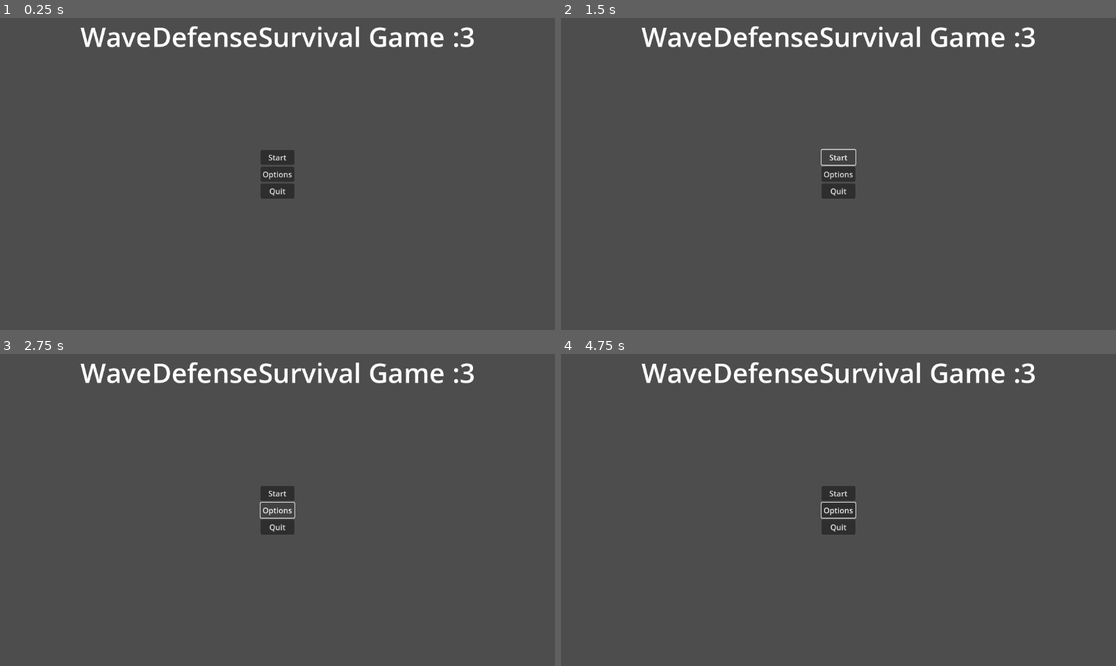
Above: before the commit, frames 1-4 (two rows, left to right).
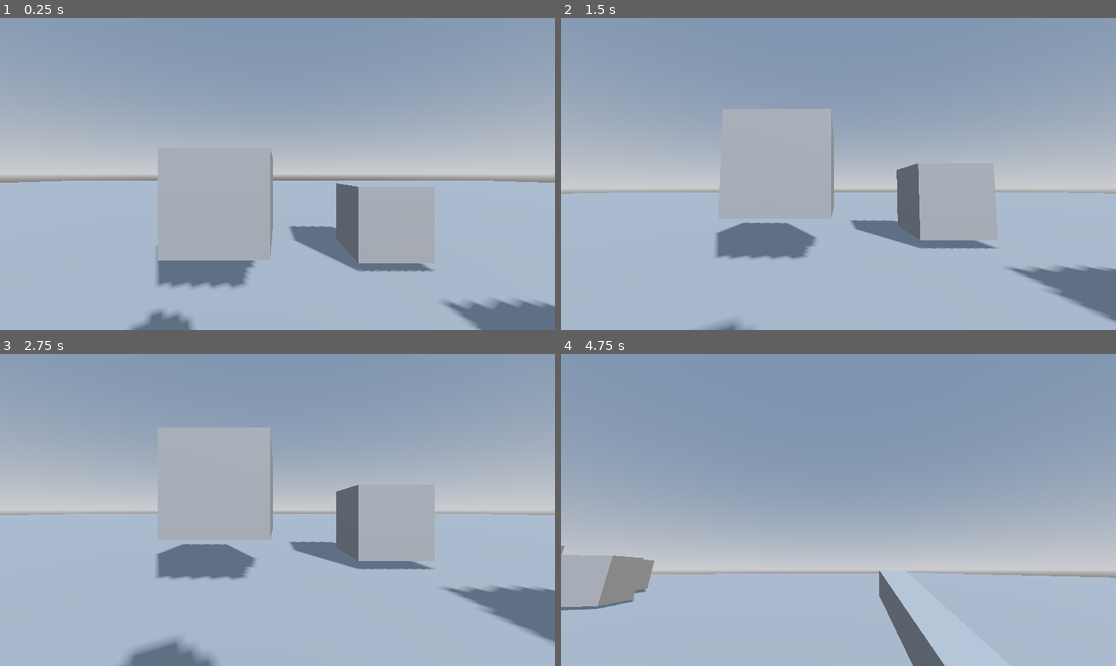
Above: after the commit, the same moments.

Repository: lel-game/TheBestGameYouEverImagined
Game: Godot game, scene res://Scenes/test_place.tscn
Same seed, same stepped clock (60 frames per second), same inputs: the game is played once before the commit and once after it. Before the commit the project starts from res://Scenes/main_menu.tscn.
Inputs (mouse positions are in pixels of both pictures, inside the frame that each line leads up to):
- Up to frame 1 (0.25 s): no input
- Up to frame 2 (1.5 s): click (838, 158) at 0.5 s, where only the run before the commit has a clickable "Start"; click (838, 158) at 1.25 s, where only the run before the commit has a clickable "Start"
- Up to frame 3 (2.75 s): click (277, 510) at 2 s, where only the run before the commit has a clickable "Options"
- Up to frame 4 (4.75 s): move the mouse to (960, 494) at 2.77 s; hold D (move_right) 2.78-3.53 s; tap 1 (1) at 2.85, 4.55 s; tap 2 (2) at 3.05, 3.6 s; move the mouse to (727, 525) at 3.52 s; hold S (move_backward) 3.53-4.28 s; tap 3 (3) at 3.8, 4.35 s; move the mouse to (894, 441) at 4.27 s; hold D (move_right) from 4.28 s (still down)

The runs differ from the first frame. In frame 1, 100% of the frame differs, in the area x 0-100%, y 0-100%; in frame 2, 100%; in frame 3, 100%; in frame 4, 100%.

Commit message:
Made bullets collidable
they destroiy wwhen coliding with layer 3 oh and i added layers

Diff:
--- a/Game/wavedefensenightlysurviveorso/Scenes/luger/basic_bullet.tscn
+++ b/Game/wavedefensenightlysurviveorso/Scenes/luger/basic_bullet.tscn
@@ -11,6 +11,9 @@
 [sub_resource type="BoxMesh" id="BoxMesh_o20mf"]
 size = Vector3(0.05, 0.05, 0.25)
 
+[sub_resource type="BoxShape3D" id="BoxShape3D_oajwf"]
+size = Vector3(0.1, 0.1, 0.566162)
+
 [node name="BasicBullet" type="Node3D"]
 script = ExtResource("1_qv3tp")
 
@@ -18,3 +21,12 @@
 transform = Transform3D(1, 0, 0, 0, 1, 0, 0, 0, 2.20249, 0, 0, 0)
 material_override = SubResource("StandardMaterial3D_qv3tp")
 mesh = SubResource("BoxMesh_o20mf")
+
+[node name="BulletCollision" type="Area3D" parent="."]
+collision_mask = 4
+
+[node name="CollisionShape3D" type="CollisionShape3D" parent="BulletCollision"]
+transform = Transform3D(1, 0, 0, 0, 1, 0, 0, 0, 1, 0, 0, 0.00672609)
+shape = SubResource("BoxShape3D_oajwf")
+
+[connection signal="body_entered" from="BulletCollision" to="." method="_on_bullet_collision_body_entered"]
--- a/Game/wavedefensenightlysurviveorso/Scenes/test_place.tscn
+++ b/Game/wavedefensenightlysurviveorso/Scenes/test_place.tscn
@@ -31,10 +31,12 @@
 
 [node name="DirectionalLight3D" type="DirectionalLight3D" parent="."]
 transform = Transform3D(0.860531, -0.279097, 0.426136, 3.29179e-07, 0.836547, 0.547895, -0.509399, -0.471481, 0.719874, 0, 0, 0)
+light_energy = 0.27
 shadow_enabled = true
 
 [node name="Ground" type="StaticBody3D" parent="."]
-transform = Transform3D(2, 0, 0, 0, 2, 0, 0, 0, 2, 0, 0, 0)
+transform = Transform3D(19.7661, 0, 0, 0, 19.7661, 0, 0, 0, 19.7661, 0, 0, 0)
+collision_layer = 4
 
 [node name="CollisionShape3D" type="CollisionShape3D" parent="Ground"]
 transform = Transform3D(2, 0, 0, 0, 2, 0, 0, 0, 2, 0, 0, 0)
@@ -47,6 +49,7 @@
 
 [node name="FlyingCube" type="StaticBody3D" parent="."]
 transform = Transform3D(1, 0, 0, 0, 1, 0, 0, 0, 1, -0.661617, 1.00239, -2.3531)
+collision_layer = 4
 
 [node name="MeshInstance3D" type="MeshInstance3D" parent="FlyingCube"]
 mesh = SubResource("BoxMesh_ne85i")
@@ -56,6 +59,7 @@
 
 [node name="FlyingCube2" type="StaticBody3D" parent="."]
 transform = Transform3D(1, 0, 0, 0, 1, 0, 0, 0, 1, 1.46026, 0.60351, -3.20175)
+collision_layer = 4
 
 [node name="MeshInstance3D" type="MeshInstance3D" parent="FlyingCube2"]
 mesh = SubResource("BoxMesh_ne85i")
@@ -65,6 +69,7 @@
 
 [node name="FlyingCube3" type="StaticBody3D" parent="."]
 transform = Transform3D(1, 0, 0, 0, 1, 0, 0, 0, 1, 2.73917, 0.556794, -0.342431)
+collision_layer = 4
 
 [node name="MeshInstance3D" type="MeshInstance3D" parent="FlyingCube3"]
 mesh = SubResource("BoxMesh_ne85i")
@@ -74,3 +79,4 @@
 
 [node name="Player" parent="." instance=ExtResource("1_ducba")]
 transform = Transform3D(0.5, 0, 0, 0, 0.5, 0, 0, 0, 0.5, -0.0955116, 1.31209, -0.04682)
+collision_mask = 7
--- a/Game/wavedefensenightlysurviveorso/Scenes/weapon_holder.gd
+++ b/Game/wavedefensenightlysurviveorso/Scenes/weapon_holder.gd
@@ -8,18 +8,15 @@
 
 func set_weapon():
 	if current_weapon == "Pistol":
-		if get_child(0):
-			get_child(0).queue_free()
+		remove_all_children()
 		var new_weapon = pistol.instantiate()
 		add_child(new_weapon)
 	if current_weapon == "UZI":
-		if get_child(0):
-			get_child(0).queue_free()
+		remove_all_children()
 		var new_weapon = uzi.instantiate()
 		add_child(new_weapon)
 	if current_weapon == "Shotgun":
-		if get_child(0):
-			get_child(0).queue_free()
+		remove_all_children()
 		var new_weapon = shotgun.instantiate()
 		add_child(new_weapon)
 
@@ -33,3 +30,7 @@
 	if Input.is_action_just_pressed("3"):
 		current_weapon = "Shotgun"
 		set_weapon()
+
+func remove_all_children():
+	for child in get_children():
+		child.queue_free()
--- a/Game/wavedefensenightlysurviveorso/Scripts/basic_bullet.gd
+++ b/Game/wavedefensenightlysurviveorso/Scripts/basic_bullet.gd
@@ -11,3 +11,7 @@
 	look_at(direction+global_position)
 	global_position += direction * speed * delta
 	visible = true
+
+
+func _on_bullet_collision_body_entered(body):
+	queue_free()
--- a/Game/wavedefensenightlysurviveorso/Scripts/reload_component.gd
+++ b/Game/wavedefensenightlysurviveorso/Scripts/reload_component.gd
@@ -12,6 +12,7 @@
 	else:
 		reload_cooldown = weapon_manager.gun_data.reload_speed
 		reloading = true
+		print("reloading")
 
 func reload():
 	match reload_type:
@@ -32,3 +33,5 @@
 		reloading = false
 		reload_cooldown = 0.0
 		reload()
+	if weapon_manager.gun_data.current_ammo <= 0 and reloading == false:
+		attempt_reload()
--- a/Game/wavedefensenightlysurviveorso/project.godot
+++ b/Game/wavedefensenightlysurviveorso/project.godot
@@ -11,7 +11,7 @@
 [application]
 
 config/name="WaveDefenseNightlySurviveOrSo"
-run/main_scene="uid://d3idln8q5hica"
+run/main_scene="uid://capngmw40kn7x"
 config/features=PackedStringArray("4.4", "GL Compatibility")
 config/icon="res://Media/Images/icon.svg"
 
@@ -83,6 +83,12 @@
 ]
 }
 
+[layer_names]
+
+3d_physics/layer_1="Player"
+3d_physics/layer_2="Enemy"
+3d_physics/layer_3="Enviorment"
+
 [rendering]
 
 renderer/rendering_method="gl_compatibility"
--- a/Game/wavedefensenightlysurviveorso/shotgun.tscn
+++ b/Game/wavedefensenightlysurviveorso/shotgun.tscn
@@ -7,13 +7,13 @@
 
 [sub_resource type="Resource" id="Resource_a8mn3"]
 script = ExtResource("2_7oeqp")
-firerate = 0.75
+firerate = 0.3
 damage = 0.2
 current_ammo = 2
 magazine_size = 2
 custom_reload_size = 5
-reload_speed = 0.5
-spread = 7.5
+reload_speed = 0.8
+spread = 3.0
 pellets = 9
 metadata/_custom_type_script = "uid://y4ch53swjb0v"
 
--- a/Game/wavedefensenightlysurviveorso/shotgun_shot_component.gd
+++ b/Game/wavedefensenightlysurviveorso/shotgun_shot_component.gd
@@ -19,5 +19,4 @@
 		var facing_direction = muzzle_position.global_transform.basis.z
 		var bullet_direction_spread = facing_direction.rotated(Vector3.UP,spread)
 		var bullet_direction_final = bullet_direction_spread.rotated(facing_direction.normalized(),2*PI/pellets*i)
-		print(bullet_direction_final)
 		new_bullet.direction = bullet_direction_final
Not shown: 1 places in Game/wavedefensenightlysurviveorso/Scenes/luger/basic_bullet.tscn that only renumber resources
